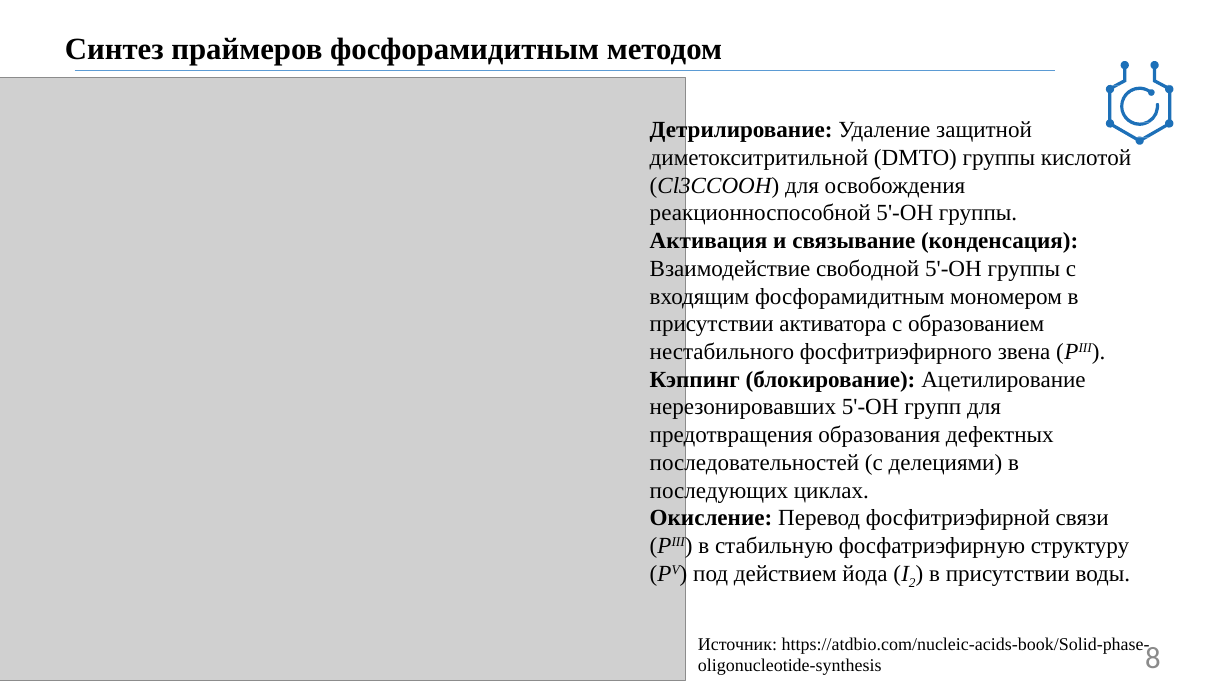
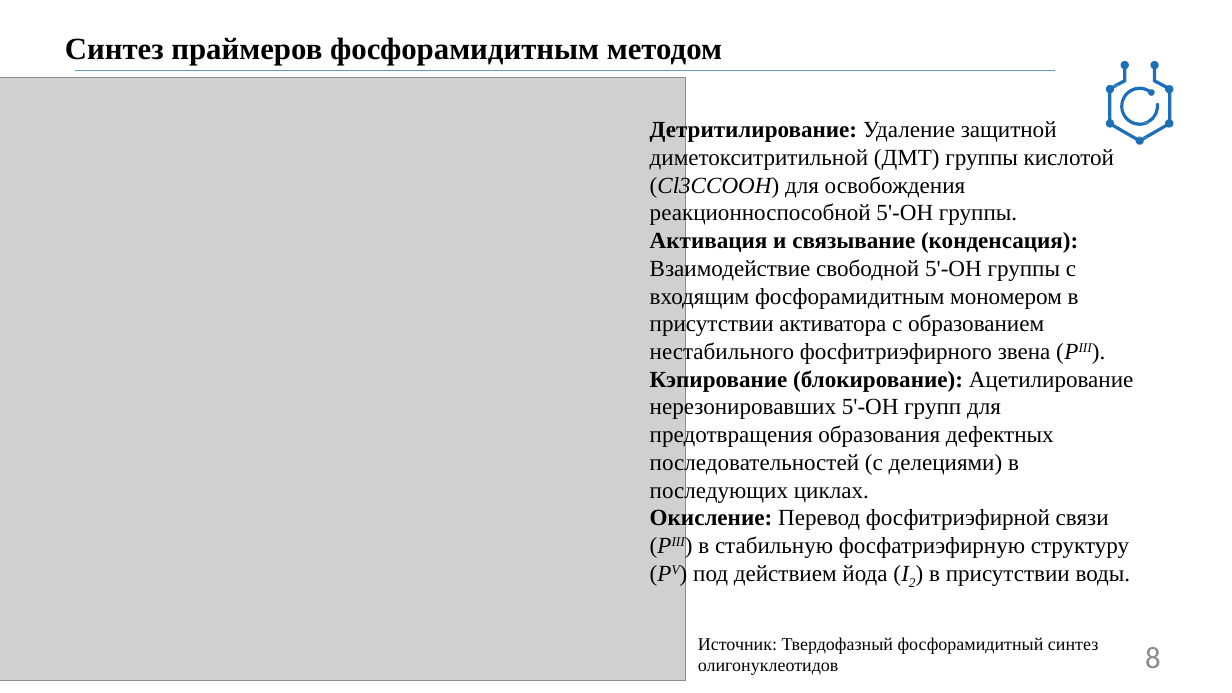
Before and after one commit to baxromovj23-commits/-2026, a slide deck: slide 8 of Бахромов_презентация_TOP2_16_слайдов.pptx. Drawn at 1232x693 pixels with LibreOffice and Linux fonts; fonts in the diff are those of the drawing; grey boxes stand for pictures; background and template pictures are left out. Boxes give left, top, right and bottom in pixels: in the first picture for what was removed or moved away, otherwise in the second. Text is boxed around its words. In the diff, an @@ line names an element or a change of style, - is before the commit and + after.

Commit message:
Слайды реакций: английский -> русский (источник, ДМТ, детритилирование, кэпирование)

```diff
--- a/Бахромов_презентация_TOP2_16_слайдов.pptx
+++ b/Бахромов_презентация_TOP2_16_слайдов.pptx
@@ text at [650, 119, 1114, 226]: text changed @@
-Детрилирование: Удаление защитной диметокситритильной (DMTO) группы кислотой (Cl3CCOOH) для освобождения реакционноспособной 5'-OH группы.
+Детритилирование: Удаление защитной диметокситритильной (ДМТ) группы кислотой (Cl3CCOOH) для освобождения реакционноспособной 5'-OH группы.
@@ text at [650, 369, 1133, 504]: text changed @@
-Кэппинг (блокирование): Ацетилирование нерезонировавших 5'-OH групп для предотвращения образования дефектных последовательностей (с делециями) в последующих циклах.
+Кэпирование (блокирование): Ацетилирование нерезонировавших 5'-OH групп для предотвращения образования дефектных последовательностей (с делециями) в последующих циклах.
@@ text at [698, 637, 1098, 675]: text changed @@
-Источник: https://atdbio.com/nucleic-acids-book/Solid-phase-oligonucleotide-synthesis
+Источник: Твердофазный фосфорамидитный синтез олигонуклеотидов
```
Also in this commit, not shown: 1 other slide changed, 1 other file.
